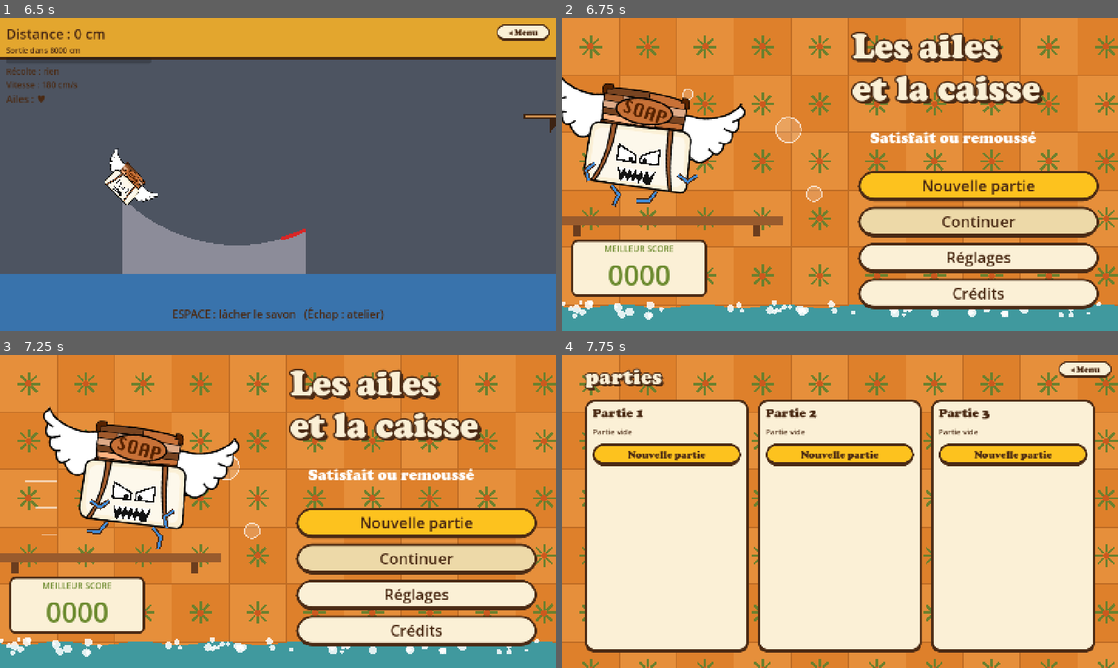
Above: before the commit, frames 1-4 (two rows, left to right).
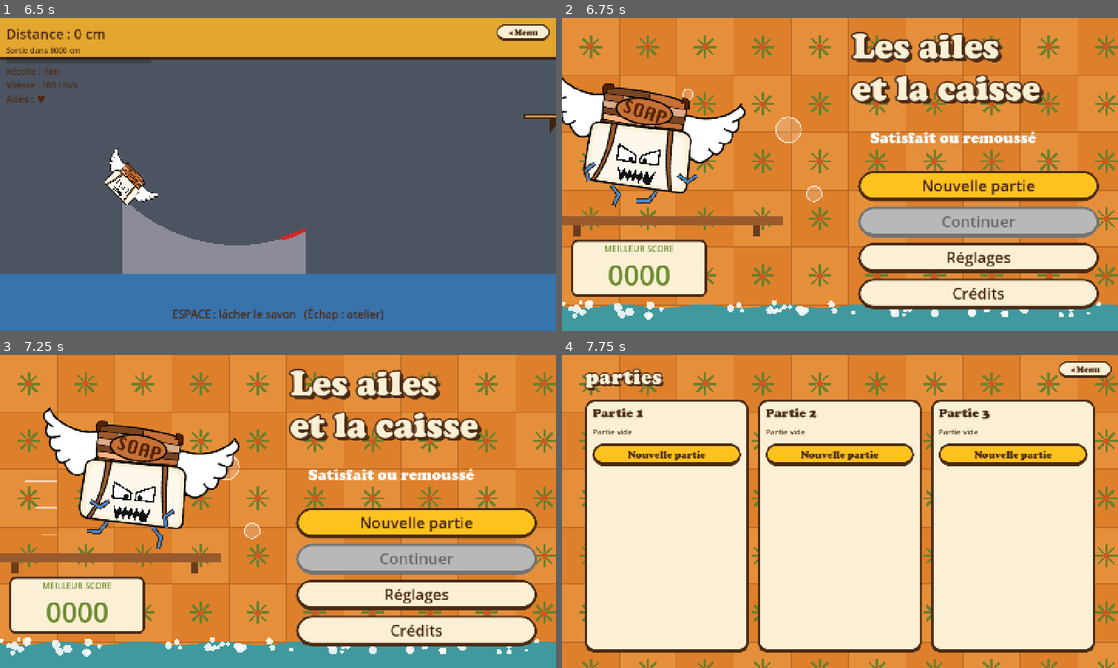
Above: after the commit, the same moments.

Repository: atostivint/LesAilesEtLaCaisse
Game: Godot game, scene res://scenes/atelier.tscn
The game is run twice, just before and just after one commit, with the same random seed, the same clock (stepped at 60 frames per second) and the same inputs.
Inputs (mouse positions are in pixels of both pictures, inside the frame that each line leads up to):
- Up to frame 1 (6.5 s): click "Équipes ▸" at 0.5 s; click "◂ Atelier" at 1.25 s; click (133, 83) at 2.02 s; click (133, 111) at 2.77 s; click (133, 140) at 3.52 s; click (133, 165) at 4.27 s; click (133, 193) at 5.02 s; click "LANCER LE SAVON !" at 5.75 s
- Up to frame 2 (6.75 s): click "◂ Menu" at 6.5 s
- Up to frame 3 (7.25 s): no input
- Up to frame 4 (7.75 s): click "Nouvelle partie" at 7.25 s

Frame 1 is identical in both runs. In frame 2, 4.3% of the frame differs, in the area x 53-97%, y 60-71%; in frame 3, 4.3%; in frame 4, nothing differs.

Commit message:
Scores : plus de marge pour que tous les textes soient visibles ; menu : texte orange au survol, Continuer grisé quand indisponible
Co-Authored-By: Claude Haiku 5.5 <noreply@anthropic.com>

Diff:
--- a/Mathilde/main_menu.tscn
+++ b/Mathilde/main_menu.tscn
@@ -44,12 +44,12 @@
 corner_radius_bottom_left = 40
 
 [sub_resource type="StyleBoxFlat" id="btn_disabled"]
-bg_color = Color(0.93, 0.85, 0.66, 1)
+bg_color = Color(0.72, 0.72, 0.72, 1)
 border_width_left = 6
 border_width_top = 6
 border_width_right = 6
 border_width_bottom = 10
-border_color = Color(0.29, 0.165, 0.078, 1)
+border_color = Color(0.45, 0.45, 0.45, 1)
 corner_radius_top_left = 40
 corner_radius_top_right = 40
 corner_radius_bottom_right = 40
@@ -153,6 +153,7 @@
 custom_minimum_size = Vector2(630, 80)
 layout_mode = 2
 theme_override_colors/font_color = Color(0.29, 0.165, 0.078, 1)
+theme_override_colors/font_hover_color = Color(0.478, 0.165, 0.031, 1)
 theme_override_colors/font_focus_color = Color(0.29, 0.165, 0.078, 1)
 theme_override_colors/font_pressed_color = Color(0.29, 0.165, 0.078, 1)
 theme_override_font_sizes/font_size = 40
@@ -166,7 +167,8 @@
 custom_minimum_size = Vector2(630, 80)
 layout_mode = 2
 theme_override_colors/font_color = Color(0.29, 0.165, 0.078, 1)
-theme_override_colors/font_disabled_color = Color(0.29, 0.165, 0.078, 1)
+theme_override_colors/font_hover_color = Color(0.478, 0.165, 0.031, 1)
+theme_override_colors/font_disabled_color = Color(0.4, 0.4, 0.4, 1)
 theme_override_font_sizes/font_size = 40
 theme_override_styles/normal = SubResource("btn_cream")
 theme_override_styles/pressed = SubResource("btn_cream")
@@ -179,6 +181,7 @@
 custom_minimum_size = Vector2(630, 80)
 layout_mode = 2
 theme_override_colors/font_color = Color(0.29, 0.165, 0.078, 1)
+theme_override_colors/font_hover_color = Color(0.478, 0.165, 0.031, 1)
 theme_override_colors/font_disabled_color = Color(0.29, 0.165, 0.078, 1)
 theme_override_font_sizes/font_size = 40
 theme_override_styles/normal = SubResource("btn_cream")
@@ -192,6 +195,7 @@
 custom_minimum_size = Vector2(630, 80)
 layout_mode = 2
 theme_override_colors/font_color = Color(0.29, 0.165, 0.078, 1)
+theme_override_colors/font_hover_color = Color(0.478, 0.165, 0.031, 1)
 theme_override_colors/font_disabled_color = Color(0.29, 0.165, 0.078, 1)
 theme_override_font_sizes/font_size = 40
 theme_override_styles/normal = SubResource("btn_cream")
--- a/scenes/bouton_menu.tscn
+++ b/scenes/bouton_menu.tscn
@@ -46,6 +46,7 @@
 offset_bottom = -16.0
 grow_vertical = 0
 theme_override_colors/font_color = Color(0.29, 0.165, 0.078, 1)
+theme_override_colors/font_hover_color = Color(0.478, 0.165, 0.031, 1)
 theme_override_colors/font_pressed_color = Color(0.29, 0.165, 0.078, 1)
 theme_override_colors/font_focus_color = Color(0.29, 0.165, 0.078, 1)
 theme_override_fonts/font = ExtResource("2_font")
--- a/scenes/score_bon.tscn
+++ b/scenes/score_bon.tscn
@@ -81,17 +81,17 @@
 anchors_preset = 15
 anchor_right = 1.0
 anchor_bottom = 1.0
-offset_bottom = -330.0
+offset_bottom = -380.0
 grow_horizontal = 2
 grow_vertical = 2
 
 [node name="Colline" type="Polygon2D" parent="Haut"]
 color = Color(0.98, 0.94, 0.84, 1)
-polygon = PackedVector2Array(0, 300, 180, 240, 420, 220, 700, 300, 1000, 400, 1456, 330, 1456, 489, 0, 489)
+polygon = PackedVector2Array(0, 300, 180, 240, 420, 220, 700, 300, 1000, 400, 1456, 330, 1456, 439, 0, 439)
 
 [node name="Mer" type="Polygon2D" parent="Haut"]
 color = Color(0.35, 0.6, 0.62, 1)
-polygon = PackedVector2Array(0, 452, 1456, 452, 1456, 489, 0, 489)
+polygon = PackedVector2Array(0, 402, 1456, 402, 1456, 439, 0, 439)
 
 [node name="Savon" parent="Haut" instance=ExtResource("4_soap")]
 unique_name_in_owner = true
@@ -124,7 +124,7 @@
 offset_left = 40.0
 offset_top = 120.0
 offset_right = 300.0
-offset_bottom = 480.0
+offset_bottom = 430.0
 expand_mode = 1
 stretch_mode = 5
 
@@ -133,7 +133,7 @@
 offset_left = 1140.0
 offset_top = 110.0
 offset_right = 1410.0
-offset_bottom = 480.0
+offset_bottom = 430.0
 expand_mode = 1
 stretch_mode = 5
 
@@ -143,17 +143,17 @@
 anchor_top = 1.0
 anchor_right = 1.0
 anchor_bottom = 1.0
-offset_top = -330.0
+offset_top = -380.0
 grow_horizontal = 2
 grow_vertical = 0
 theme_override_styles/panel = SubResource("bas")
 
 [node name="Marge" type="MarginContainer" parent="Bas"]
 layout_mode = 2
-theme_override_constants/margin_left = 60
-theme_override_constants/margin_top = 24
-theme_override_constants/margin_right = 60
-theme_override_constants/margin_bottom = 16
+theme_override_constants/margin_left = 48
+theme_override_constants/margin_top = 28
+theme_override_constants/margin_right = 48
+theme_override_constants/margin_bottom = 24
 
 [node name="Colonnes" type="HBoxContainer" parent="Bas/Marge"]
 layout_mode = 2
--- a/scenes/score_catastrophe.tscn
+++ b/scenes/score_catastrophe.tscn
@@ -81,17 +81,17 @@
 anchors_preset = 15
 anchor_right = 1.0
 anchor_bottom = 1.0
-offset_bottom = -330.0
+offset_bottom = -380.0
 grow_horizontal = 2
 grow_vertical = 2
 
 [node name="Colline" type="Polygon2D" parent="Haut"]
 color = Color(0.98, 0.94, 0.84, 1)
-polygon = PackedVector2Array(0, 300, 180, 240, 420, 220, 700, 300, 1000, 400, 1456, 330, 1456, 489, 0, 489)
+polygon = PackedVector2Array(0, 300, 180, 240, 420, 220, 700, 300, 1000, 400, 1456, 330, 1456, 439, 0, 439)
 
 [node name="Mer" type="Polygon2D" parent="Haut"]
 color = Color(0.35, 0.6, 0.62, 1)
-polygon = PackedVector2Array(0, 452, 1456, 452, 1456, 489, 0, 489)
+polygon = PackedVector2Array(0, 402, 1456, 402, 1456, 439, 0, 439)
 
 [node name="Savon" parent="Haut" instance=ExtResource("4_soap")]
 unique_name_in_owner = true
@@ -124,7 +124,7 @@
 offset_left = 40.0
 offset_top = 120.0
 offset_right = 300.0
-offset_bottom = 480.0
+offset_bottom = 430.0
 expand_mode = 1
 stretch_mode = 5
 
@@ -133,7 +133,7 @@
 offset_left = 1140.0
 offset_top = 110.0
 offset_right = 1410.0
-offset_bottom = 480.0
+offset_bottom = 430.0
 expand_mode = 1
 stretch_mode = 5
 
@@ -143,17 +143,17 @@
 anchor_top = 1.0
 anchor_right = 1.0
 anchor_bottom = 1.0
-offset_top = -330.0
+offset_top = -380.0
 grow_horizontal = 2
 grow_vertical = 0
 theme_override_styles/panel = SubResource("bas")
 
 [node name="Marge" type="MarginContainer" parent="Bas"]
 layout_mode = 2
-theme_override_constants/margin_left = 60
-theme_override_constants/margin_top = 24
-theme_override_constants/margin_right = 60
-theme_override_constants/margin_bottom = 16
+theme_override_constants/margin_left = 48
+theme_override_constants/margin_top = 28
+theme_override_constants/margin_right = 48
+theme_override_constants/margin_bottom = 24
 
 [node name="Colonnes" type="HBoxContainer" parent="Bas/Marge"]
 layout_mode = 2
--- a/scenes/score_excellent.tscn
+++ b/scenes/score_excellent.tscn
@@ -80,17 +80,17 @@
 anchors_preset = 15
 anchor_right = 1.0
 anchor_bottom = 1.0
-offset_bottom = -330.0
+offset_bottom = -380.0
 grow_horizontal = 2
 grow_vertical = 2
 
 [node name="Colline" type="Polygon2D" parent="Haut"]
 color = Color(0.98, 0.94, 0.84, 1)
-polygon = PackedVector2Array(0, 300, 180, 240, 420, 220, 700, 300, 1000, 400, 1456, 330, 1456, 489, 0, 489)
+polygon = PackedVector2Array(0, 300, 180, 240, 420, 220, 700, 300, 1000, 400, 1456, 330, 1456, 439, 0, 439)
 
 [node name="Mer" type="Polygon2D" parent="Haut"]
 color = Color(0.35, 0.6, 0.62, 1)
-polygon = PackedVector2Array(0, 452, 1456, 452, 1456, 489, 0, 489)
+polygon = PackedVector2Array(0, 402, 1456, 402, 1456, 439, 0, 439)
 
 [node name="Savon" parent="Haut" instance=ExtResource("4_soap")]
 unique_name_in_owner = true
@@ -123,7 +123,7 @@
 offset_left = 40.0
 offset_top = 120.0
 offset_right = 300.0
-offset_bottom = 480.0
+offset_bottom = 430.0
 expand_mode = 1
 stretch_mode = 5
 
@@ -132,7 +132,7 @@
 offset_left = 1140.0
 offset_top = 110.0
 offset_right = 1410.0
-offset_bottom = 480.0
+offset_bottom = 430.0
 expand_mode = 1
 stretch_mode = 5
 
@@ -142,17 +142,17 @@
 anchor_top = 1.0
 anchor_right = 1.0
 anchor_bottom = 1.0
-offset_top = -330.0
+offset_top = -380.0
 grow_horizontal = 2
 grow_vertical = 0
 theme_override_styles/panel = SubResource("bas")
 
 [node name="Marge" type="MarginContainer" parent="Bas"]
 layout_mode = 2
-theme_override_constants/margin_left = 60
-theme_override_constants/margin_top = 24
-theme_override_constants/margin_right = 60
-theme_override_constants/margin_bottom = 16
+theme_override_constants/margin_left = 48
+theme_override_constants/margin_top = 28
+theme_override_constants/margin_right = 48
+theme_override_constants/margin_bottom = 24
 
 [node name="Colonnes" type="HBoxContainer" parent="Bas/Marge"]
 layout_mode = 2
--- a/scenes/score_mauvais.tscn
+++ b/scenes/score_mauvais.tscn
@@ -81,17 +81,17 @@
 anchors_preset = 15
 anchor_right = 1.0
 anchor_bottom = 1.0
-offset_bottom = -330.0
+offset_bottom = -380.0
 grow_horizontal = 2
 grow_vertical = 2
 
 [node name="Colline" type="Polygon2D" parent="Haut"]
 color = Color(0.98, 0.94, 0.84, 1)
-polygon = PackedVector2Array(0, 300, 180, 240, 420, 220, 700, 300, 1000, 400, 1456, 330, 1456, 489, 0, 489)
+polygon = PackedVector2Array(0, 300, 180, 240, 420, 220, 700, 300, 1000, 400, 1456, 330, 1456, 439, 0, 439)
 
 [node name="Mer" type="Polygon2D" parent="Haut"]
 color = Color(0.35, 0.6, 0.62, 1)
-polygon = PackedVector2Array(0, 452, 1456, 452, 1456, 489, 0, 489)
+polygon = PackedVector2Array(0, 402, 1456, 402, 1456, 439, 0, 439)
 
 [node name="Savon" parent="Haut" instance=ExtResource("4_soap")]
 unique_name_in_owner = true
@@ -124,7 +124,7 @@
 offset_left = 40.0
 offset_top = 120.0
 offset_right = 300.0
-offset_bottom = 480.0
+offset_bottom = 430.0
 expand_mode = 1
 stretch_mode = 5
 
@@ -133,7 +133,7 @@
 offset_left = 1140.0
 offset_top = 110.0
 offset_right = 1410.0
-offset_bottom = 480.0
+offset_bottom = 430.0
 expand_mode = 1
 stretch_mode = 5
 
@@ -143,17 +143,17 @@
 anchor_top = 1.0
 anchor_right = 1.0
 anchor_bottom = 1.0
-offset_top = -330.0
+offset_top = -380.0
 grow_horizontal = 2
 grow_vertical = 0
 theme_override_styles/panel = SubResource("bas")
 
 [node name="Marge" type="MarginContainer" parent="Bas"]
 layout_mode = 2
-theme_override_constants/margin_left = 60
-theme_override_constants/margin_top = 24
-theme_override_constants/margin_right = 60
-theme_override_constants/margin_bottom = 16
+theme_override_constants/margin_left = 48
+theme_override_constants/margin_top = 28
+theme_override_constants/margin_right = 48
+theme_override_constants/margin_bottom = 24
 
 [node name="Colonnes" type="HBoxContainer" parent="Bas/Marge"]
 layout_mode = 2
--- a/scenes/score_moyen.tscn
+++ b/scenes/score_moyen.tscn
@@ -81,17 +81,17 @@
 anchors_preset = 15
 anchor_right = 1.0
 anchor_bottom = 1.0
-offset_bottom = -330.0
+offset_bottom = -380.0
 grow_horizontal = 2
 grow_vertical = 2
 
 [node name="Colline" type="Polygon2D" parent="Haut"]
 color = Color(0.98, 0.94, 0.84, 1)
-polygon = PackedVector2Array(0, 300, 180, 240, 420, 220, 700, 300, 1000, 400, 1456, 330, 1456, 489, 0, 489)
+polygon = PackedVector2Array(0, 300, 180, 240, 420, 220, 700, 300, 1000, 400, 1456, 330, 1456, 439, 0, 439)
 
 [node name="Mer" type="Polygon2D" parent="Haut"]
 color = Color(0.35, 0.6, 0.62, 1)
-polygon = PackedVector2Array(0, 452, 1456, 452, 1456, 489, 0, 489)
+polygon = PackedVector2Array(0, 402, 1456, 402, 1456, 439, 0, 439)
 
 [node name="Savon" parent="Haut" instance=ExtResource("4_soap")]
 unique_name_in_owner = true
@@ -124,7 +124,7 @@
 offset_left = 40.0
 offset_top = 120.0
 offset_right = 300.0
-offset_bottom = 480.0
+offset_bottom = 430.0
 expand_mode = 1
 stretch_mode = 5
 
@@ -133,7 +133,7 @@
 offset_left = 1140.0
 offset_top = 110.0
 offset_right = 1410.0
-offset_bottom = 480.0
+offset_bottom = 430.0
 expand_mode = 1
 stretch_mode = 5
 
@@ -143,17 +143,17 @@
 anchor_top = 1.0
 anchor_right = 1.0
 anchor_bottom = 1.0
-offset_top = -330.0
+offset_top = -380.0
 grow_horizontal = 2
 grow_vertical = 0
 theme_override_styles/panel = SubResource("bas")
 
 [node name="Marge" type="MarginContainer" parent="Bas"]
 layout_mode = 2
-theme_override_constants/margin_left = 60
-theme_override_constants/margin_top = 24
-theme_override_constants/margin_right = 60
-theme_override_constants/margin_bottom = 16
+theme_override_constants/margin_left = 48
+theme_override_constants/margin_top = 28
+theme_override_constants/margin_right = 48
+theme_override_constants/margin_bottom = 24
 
 [node name="Colonnes" type="HBoxContainer" parent="Bas/Marge"]
 layout_mode = 2
